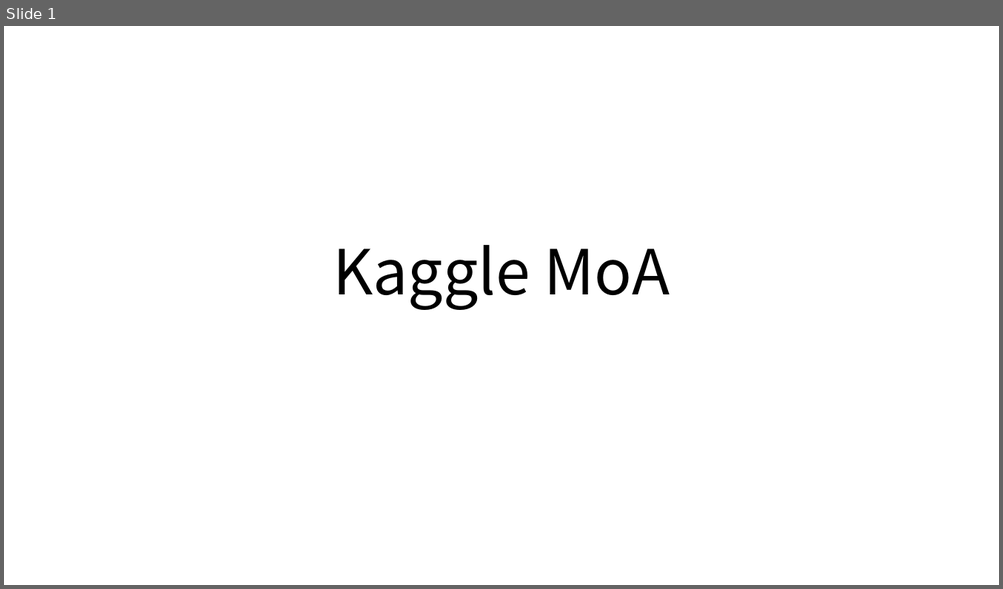
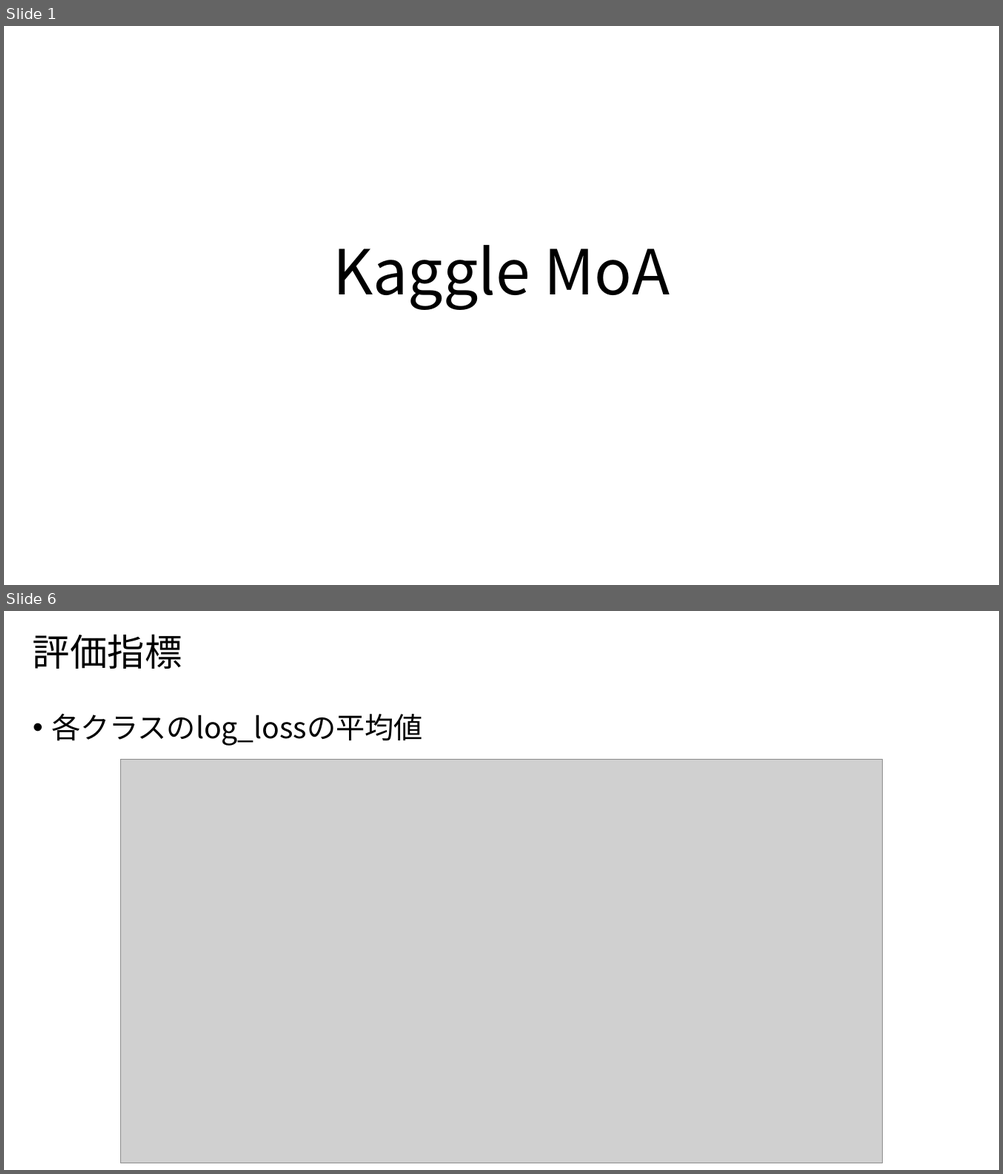
Before and after one commit to riron1206/kaggle_MoA, a slide deck: Kaggle_MoA.pptx. Shown one above the other, each under a label of ours: slide 1 before the commit, slides 1 and 6 after it; the slides between them are not shown. The pictures are 1003x589 and 1003x1174 pixels, drawn with LibreOffice and Linux fonts; fonts in the diff are those of the drawing; grey boxes stand for pictures. Boxes give left, top, right and bottom in pixels: in the first picture for what was removed or moved away, otherwise in the second. Text is boxed around its words. In the diff, an @@ line names an element or a change of style, - is before the commit and + after.

```diff
--- a/Kaggle_MoA.pptx
+++ b/Kaggle_MoA.pptx
@@ slide 6 added at <box>4,611,999,1170</box>, background #FFFFFF @@
@@ title added at <box>33,634,182,669</box>, 36 pt, text #000000 @@
+評価指標
@@ text added at <box>51,714,423,746</box>, 28 pt, text #000000 @@
+• 各クラスのlog_lossの平均値
@@ picture added at <box>121,760,882,1164</box> @@
```
Also in this commit, not shown: 1 slide changed, 3 other slides added, 2 other files.
